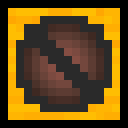
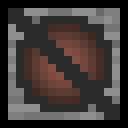
Two versions of the same layered image (128x128). Layer-by-layer changes:
painted on "Layer 9" over [8, 8, 120, 120]
hid "Layer 5" over [8, 8, 120, 120]
